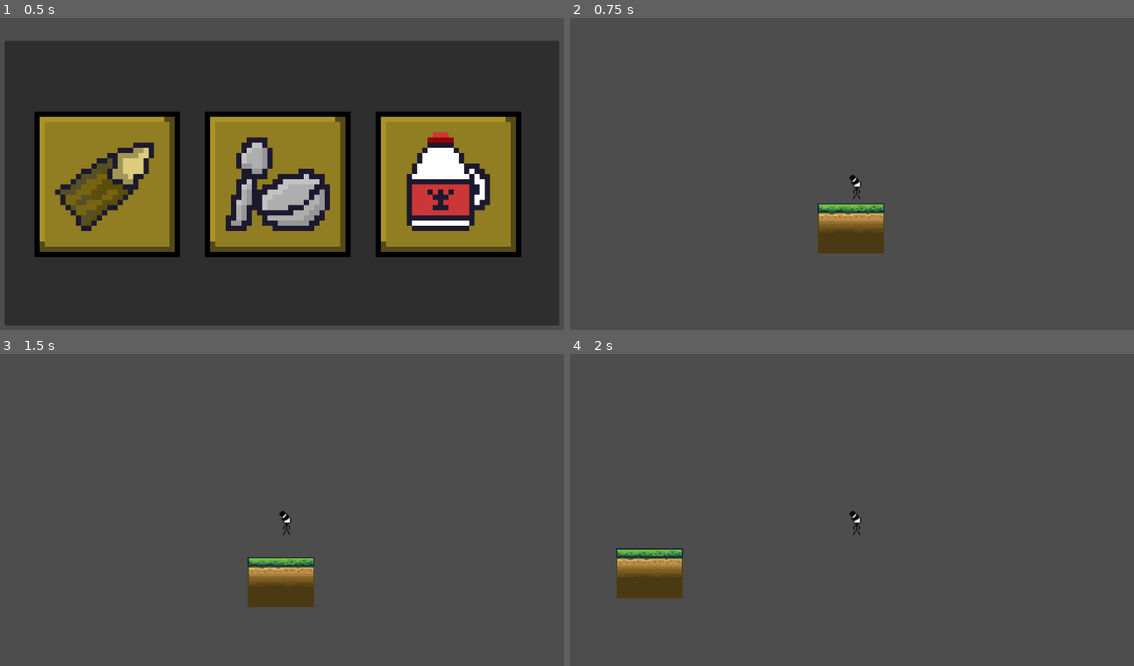
Above: before the commit, frames 1-4 (two rows, left to right).
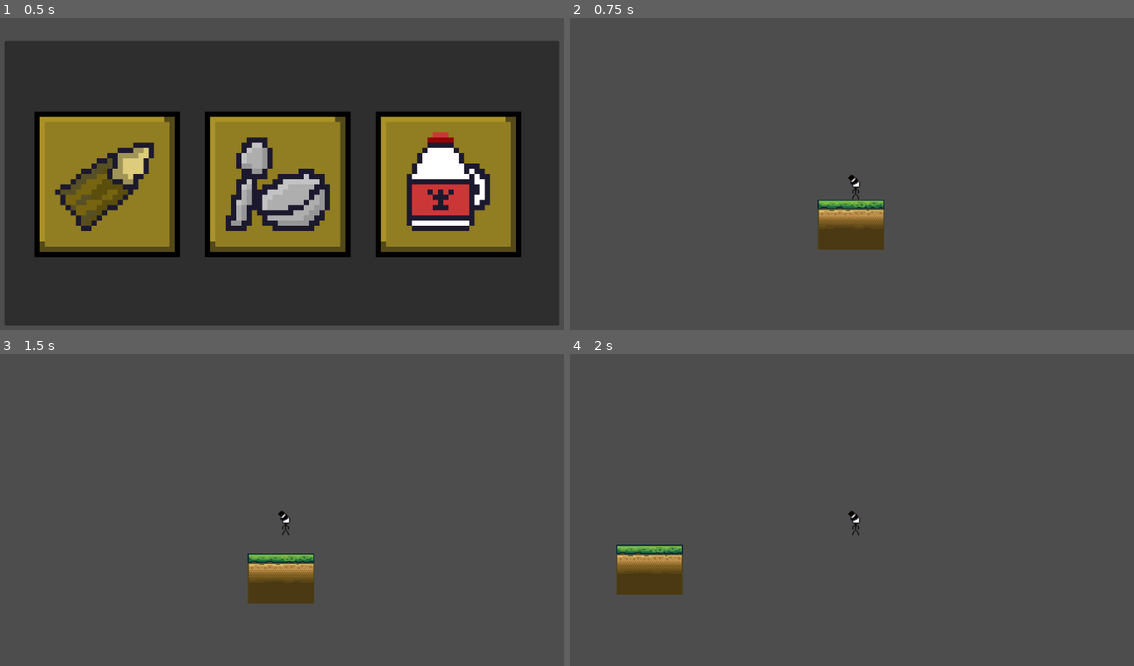
Above: after the commit, the same moments.

Repository: Tigeagle2/Team_one_game
Game: Godot game, scene res://Scenes/main_scene.tscn
Same seed, same stepped clock (60 frames per second), same inputs: the game is played once before the commit and once after it.
Inputs (mouse positions are in pixels of both pictures, inside the frame that each line leads up to):
- Up to frame 1 (0.5 s): no input
- Up to frame 2 (0.75 s): click (677, 183) at 0.5 s
- Up to frame 3 (1.5 s): tap Enter (ui_accept) at 1.25 s; move the mouse to (417, 506) at 1.27 s; press the mouse at (417, 506) at 1.28 s
- Up to frame 4 (2 s): tap Enter (ui_accept) at 1.52 s; tap Q (dash) at 1.55 s

Frame 1 is identical in both runs. In frame 2, 1.1% of the frame differs, in the area x 43-56%, y 50-76%; in frame 3, 1.0%; in frame 4, 1.1%, in the area x 8-52%, y 50-79%.

Commit message:
Implimented attack logic, basic animation setup, and audio setup

Diff:
--- a/Scenes/Weapons/dark_choc_steak.tscn
+++ b/Scenes/Weapons/dark_choc_steak.tscn
@@ -1,5 +1,15 @@
-[gd_scene format=3 uid="uid://dvq3pxmkr5187"]
+[gd_scene load_steps=3 format=3 uid="uid://dvq3pxmkr5187"]
+
+[ext_resource type="Script" uid="uid://b8ymo2dnt4joc" path="res://Scripts/dark_choc_steak.gd" id="1_0hj0h"]
+
+[sub_resource type="RectangleShape2D" id="RectangleShape2D_0hj0h"]
+size = Vector2(97.5, 102)
 
 [node name="dark_choc_steak" type="Area2D"]
+script = ExtResource("1_0hj0h")
 
 [node name="Sprite2D" type="Sprite2D" parent="."]
+
+[node name="hitbox" type="CollisionShape2D" parent="."]
+position = Vector2(49.25, 0)
+shape = SubResource("RectangleShape2D_0hj0h")
--- a/Scenes/player.tscn
+++ b/Scenes/player.tscn
@@ -1,105 +1,70 @@
-[gd_scene load_steps=16 format=3 uid="uid://bk0lopc1kowlp"]
+[gd_scene load_steps=8 format=3 uid="uid://bk0lopc1kowlp"]
 
 [ext_resource type="Script" uid="uid://crl6a07rhre34" path="res://Scripts/player.gd" id="1_v0iea"]
 [ext_resource type="PackedScene" uid="uid://bdvohluudbabh" path="res://Scenes/main_ui.tscn" id="2_cvnsp"]
 [ext_resource type="Texture2D" uid="uid://c3erynnl83t5s" path="res://Assets/Sprites/Cereal_Hunter.png" id="3_6t5aa"]
 
-[sub_resource type="AtlasTexture" id="AtlasTexture_6t5aa"]
-atlas = ExtResource("3_6t5aa")
-region = Rect2(0, 0, 30, 32)
+[sub_resource type="Animation" id="Animation_6t5aa"]
+resource_name = "Walk"
+length = 0.5
+loop_mode = 1
+tracks/0/type = "value"
+tracks/0/imported = false
+tracks/0/enabled = true
+tracks/0/path = NodePath(".:frame")
+tracks/0/interp = 1
+tracks/0/loop_wrap = true
+tracks/0/keys = {
+"times": PackedFloat32Array(0),
+"transitions": PackedFloat32Array(1),
+"update": 1,
+"values": [0]
+}
 
-[sub_resource type="AtlasTexture" id="AtlasTexture_vgqql"]
-atlas = ExtResource("3_6t5aa")
-region = Rect2(30, 0, 30, 32)
+[sub_resource type="Animation" id="Animation_vgqql"]
+length = 0.001
+tracks/0/type = "value"
+tracks/0/imported = false
+tracks/0/enabled = true
+tracks/0/path = NodePath(".:frame")
+tracks/0/interp = 1
+tracks/0/loop_wrap = true
+tracks/0/keys = {
+"times": PackedFloat32Array(0),
+"transitions": PackedFloat32Array(1),
+"update": 1,
+"values": [0]
+}
 
-[sub_resource type="AtlasTexture" id="AtlasTexture_fkybt"]
-atlas = ExtResource("3_6t5aa")
-region = Rect2(60, 0, 30, 32)
-
-[sub_resource type="AtlasTexture" id="AtlasTexture_x3wgy"]
-atlas = ExtResource("3_6t5aa")
-region = Rect2(0, 32, 30, 32)
-
-[sub_resource type="AtlasTexture" id="AtlasTexture_3smsa"]
-atlas = ExtResource("3_6t5aa")
-region = Rect2(30, 32, 30, 32)
-
-[sub_resource type="AtlasTexture" id="AtlasTexture_8erm5"]
-atlas = ExtResource("3_6t5aa")
-region = Rect2(60, 32, 30, 32)
-
-[sub_resource type="AtlasTexture" id="AtlasTexture_f1ek2"]
-atlas = ExtResource("3_6t5aa")
-region = Rect2(0, 64, 30, 32)
-
-[sub_resource type="AtlasTexture" id="AtlasTexture_tx1dd"]
-atlas = ExtResource("3_6t5aa")
-region = Rect2(30, 64, 30, 32)
-
-[sub_resource type="AtlasTexture" id="AtlasTexture_gymyn"]
-atlas = ExtResource("3_6t5aa")
-region = Rect2(60, 64, 30, 32)
-
-[sub_resource type="AtlasTexture" id="AtlasTexture_pu2lt"]
-atlas = ExtResource("3_6t5aa")
-region = Rect2(0, 96, 30, 32)
-
-[sub_resource type="SpriteFrames" id="SpriteFrames_7dp3o"]
-animations = [{
-"frames": [{
-"duration": 1.0,
-"texture": SubResource("AtlasTexture_6t5aa")
-}, {
-"duration": 1.0,
-"texture": SubResource("AtlasTexture_vgqql")
-}, {
-"duration": 1.0,
-"texture": SubResource("AtlasTexture_fkybt")
-}, {
-"duration": 1.0,
-"texture": SubResource("AtlasTexture_x3wgy")
-}, {
-"duration": 1.0,
-"texture": SubResource("AtlasTexture_3smsa")
-}, {
-"duration": 1.0,
-"texture": SubResource("AtlasTexture_8erm5")
-}, {
-"duration": 1.0,
-"texture": SubResource("AtlasTexture_f1ek2")
-}, {
-"duration": 1.0,
-"texture": SubResource("AtlasTexture_tx1dd")
-}, {
-"duration": 1.0,
-"texture": SubResource("AtlasTexture_gymyn")
-}, {
-"duration": 1.0,
-"texture": SubResource("AtlasTexture_pu2lt")
-}],
-"loop": true,
-"name": &"Runnning",
-"speed": 10.0
-}]
+[sub_resource type="AnimationLibrary" id="AnimationLibrary_fkybt"]
+_data = {
+&"RESET": SubResource("Animation_vgqql"),
+&"Walk": SubResource("Animation_6t5aa")
+}
 
 [sub_resource type="RectangleShape2D" id="RectangleShape2D_vgqql"]
-size = Vector2(123, 122)
+size = Vector2(70, 102)
 
 [node name="Player" type="CharacterBody2D"]
 collision_layer = 2
 script = ExtResource("1_v0iea")
 
+[node name="AnimationPlayer" type="AnimationPlayer" parent="."]
+root_node = NodePath("../Sprite2D")
+libraries = {
+&"": SubResource("AnimationLibrary_fkybt")
+}
+
 [node name="main_ui" parent="." instance=ExtResource("2_cvnsp")]
 
-[node name="AnimatedSprite2D" type="AnimatedSprite2D" parent="."]
+[node name="Sprite2D" type="Sprite2D" parent="."]
 position = Vector2(7.4999967, 4.799996)
 scale = Vector2(3.7, 3.7000003)
-sprite_frames = SubResource("SpriteFrames_7dp3o")
-animation = &"Runnning"
-frame_progress = 0.73106664
+texture = ExtResource("3_6t5aa")
+hframes = 3
+vframes = 4
 
 [node name="CollisionShape2D" type="CollisionShape2D" parent="."]
-position = Vector2(2.5, 4)
 shape = SubResource("RectangleShape2D_vgqql")
 
 [node name="weapon_slot" type="Marker2D" parent="."]
--- a/Scripts/audiomanager.gd
+++ b/Scripts/audiomanager.gd
@@ -9,3 +9,9 @@
 # Called every frame. 'delta' is the elapsed time since the previous frame.
 func _process(delta: float) -> void:
 	pass
+func _play_song_1():
+	var p = AudioStreamPlayer.new()
+	add_child(p)
+	p.stream = load("res://Assets/Sounds/Cereal Killers (Full Rough Mix) 2.16.26.wav")
+	p.play()
+	p.finished.connect(p.queue_free)
--- /dev/null
+++ b/Scripts/dark_choc_steak.gd
@@ -0,0 +1,21 @@
+extends Area2D
+var can_attack: bool = true
+var attack_duration = 0.1
+var attack_cooldown = 1.0
+
+# Called when the node enters the scene tree for the first time.
+func _ready() -> void:
+	$hitbox.set_deferred("disabled", true)
+
+
+# Called every frame. 'delta' is the elapsed time since the previous frame.
+func _process(delta: float) -> void:
+	pass
+func _attack():
+	if can_attack:
+		can_attack = false
+		$hitbox.set_deferred("disabled", false)
+		await get_tree().create_timer(attack_duration).timeout
+		$hitbox.set_deferred("disabled", true)
+		await get_tree().create_timer(attack_cooldown).timeout
+		can_attack = true
--- a/Scripts/gamemanager.gd
+++ b/Scripts/gamemanager.gd
@@ -3,7 +3,7 @@
 
 # Called when the node enters the scene tree for the first time.
 func _ready() -> void:
-	pass # Replace with function body.
+	pass
 
 
 # Called every frame. 'delta' is the elapsed time since the previous frame.
--- a/Scripts/player.gd
+++ b/Scripts/player.gd
@@ -44,14 +44,17 @@
 	var input_direction = Input.get_axis("key_a", "key_d")
 	if input_direction:
 		velocity.x = input_direction * SPEED
+		$AnimationPlayer.play("Walk")
 	else:
 		velocity.x = move_toward(velocity.x, 0, SPEED)
 	if input_direction != 0 and not dashing:
 		player_direction = sign(input_direction)
-		print(player_direction)
+		$Sprite2D.flip_h = (player_direction == -1)
+		$weapon_slot.scale.x = player_direction
+		#print(player_direction)
 	if dashing:
 		velocity.x = player_direction * dash_power * 100
-		print(player_direction * delta * dash_power)
+		#print(player_direction * delta * dash_power)
 
 	move_and_slide()
 func _equip_weapon(weapon_name: String):
Not shown, added: Assets/Sounds/Cereal Killers (Full Rough Mix) 2.16.26.wav.import
Not shown, added: Scripts/dark_choc_steak.gd.uid
Not shown, added: Assets/Sounds/Cereal Killers (Full Rough Mix) 2.16.26.wav
